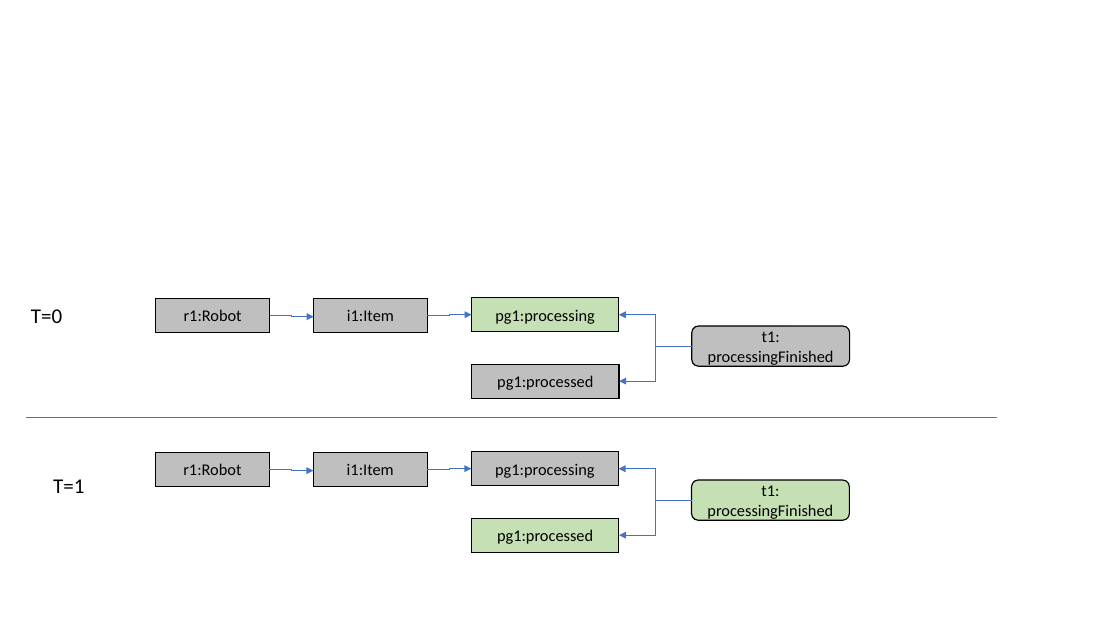
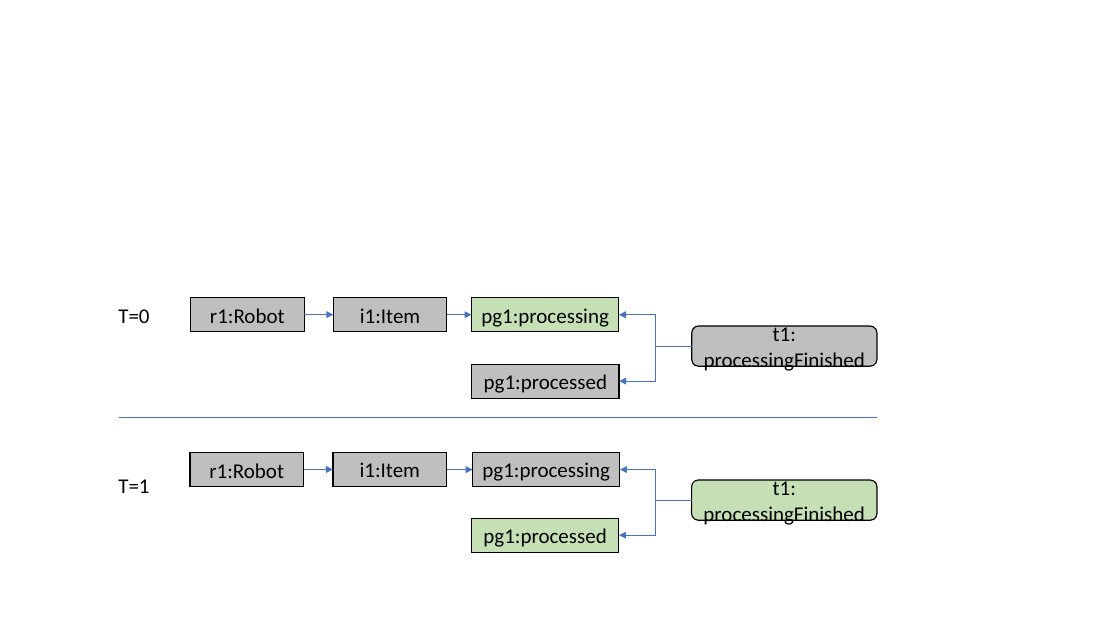
Before and after one commit to cdl-mint/at-journal, a slide deck: slide 2 of figures/2022_AT_Figures.pptx. Drawn at 1120x630 pixels with LibreOffice and Linux fonts; fonts in the diff are those of the drawing. Boxes give left, top, right and bottom in pixels: in the first picture for what was removed or moved away, otherwise in the second. Text is boxed around its words. In the diff, an @@ line names an element or a change of style, - is before the commit and + after.

```diff
--- a/figures/2022_AT_Figures.pptx
+++ b/figures/2022_AT_Figures.pptx
@@ text "T=0": place and size @@
-text "T=0" at bbox=[31, 309, 62, 323]
+text "T=0" at bbox=[118, 309, 149, 323]
@@ rectangle "r1:Robot": place and size @@
-rectangle "r1:Robot" at bbox=[156, 298, 270, 332]
+rectangle "r1:Robot" at bbox=[191, 298, 304, 332]
@@ rectangle "i1:Item": place and size @@
-rectangle "i1:Item" at bbox=[313, 298, 427, 332]
+rectangle "i1:Item" at bbox=[334, 297, 447, 331]
@@ elbow arrow moved from (270, 316) - (313, 317) to (304, 315) - (334, 315) @@
@@ elbow arrow moved from (428, 316) - (471, 315) to (447, 315) - (471, 315) @@
@@ rounded rectangle "t1: processingFinished": place and size @@
-rounded rectangle "t1: processingFinished" at bbox=[692, 326, 850, 366]
+rounded rectangle "t1: processingFinished" at bbox=[692, 326, 877, 366]
@@ line moved from (26, 418) - (996, 418) to (119, 418) - (877, 418) @@
@@ text "T=1": place and size @@
-text "T=1" at bbox=[53, 479, 84, 493]
+text "T=1" at bbox=[118, 479, 149, 493]
@@ rectangle "r1:Robot": place and size @@
-rectangle "r1:Robot" at bbox=[155, 453, 269, 486]
+rectangle "r1:Robot" at bbox=[190, 453, 303, 486]
@@ elbow arrow moved from (270, 470) - (313, 471) to (304, 470) - (334, 470) @@
@@ rectangle "i1:Item": place and size @@
-rectangle "i1:Item" at bbox=[313, 453, 427, 486]
+rectangle "i1:Item" at bbox=[334, 453, 447, 486]
@@ elbow arrow moved from (428, 470) - (471, 469) to (447, 470) - (473, 470) @@
@@ elbow arrow (691, 500) - (620, 470): route changed @@
@@ size 14 to 18 pt in 10 elements at bbox=[471, 297, 618, 331], bbox=[472, 365, 619, 398], bbox=[471, 518, 618, 552], bbox=[473, 453, 620, 486], bbox=[334, 453, 447, 486], bbox=[334, 297, 447, 331], bbox=[190, 453, 303, 486], bbox=[191, 298, 304, 332], bbox=[692, 326, 877, 366], bbox=[691, 480, 877, 520] @@
@@ rounded rectangle "t1: processingFinished": place and size @@
-rounded rectangle "t1: processingFinished" at bbox=[691, 480, 849, 520]
+rounded rectangle "t1: processingFinished" at bbox=[691, 480, 877, 520]
```
Also in this commit, not shown: 5 other slides changed, 7 other files.
